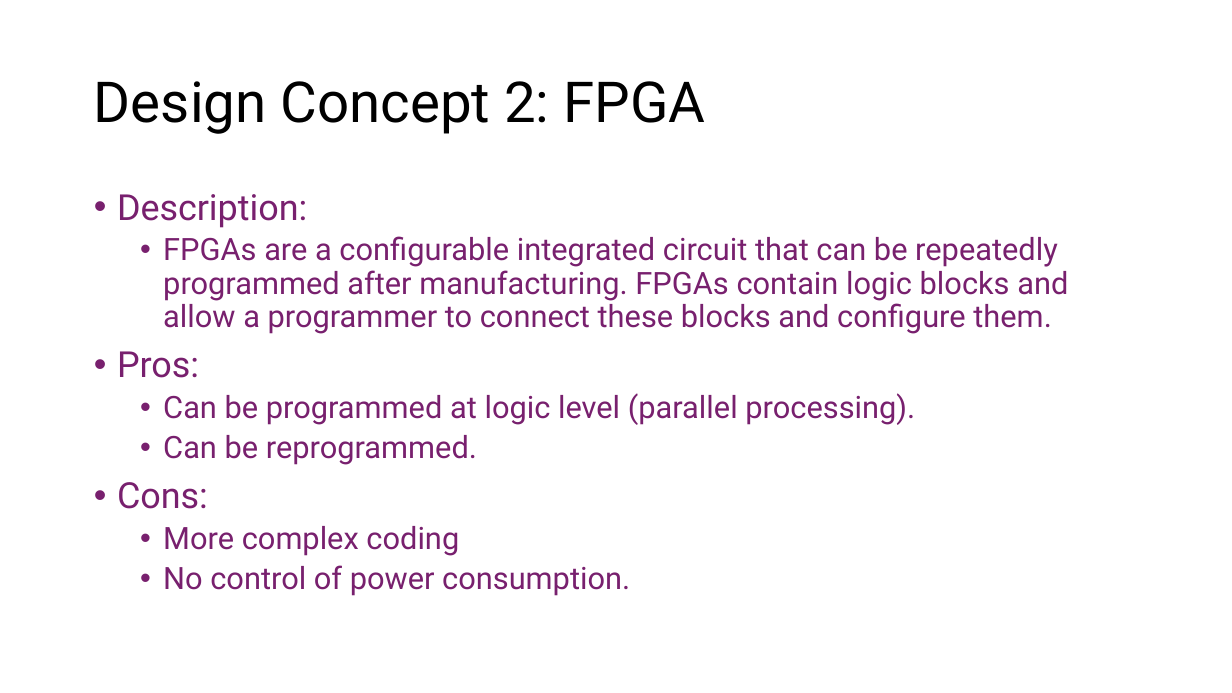
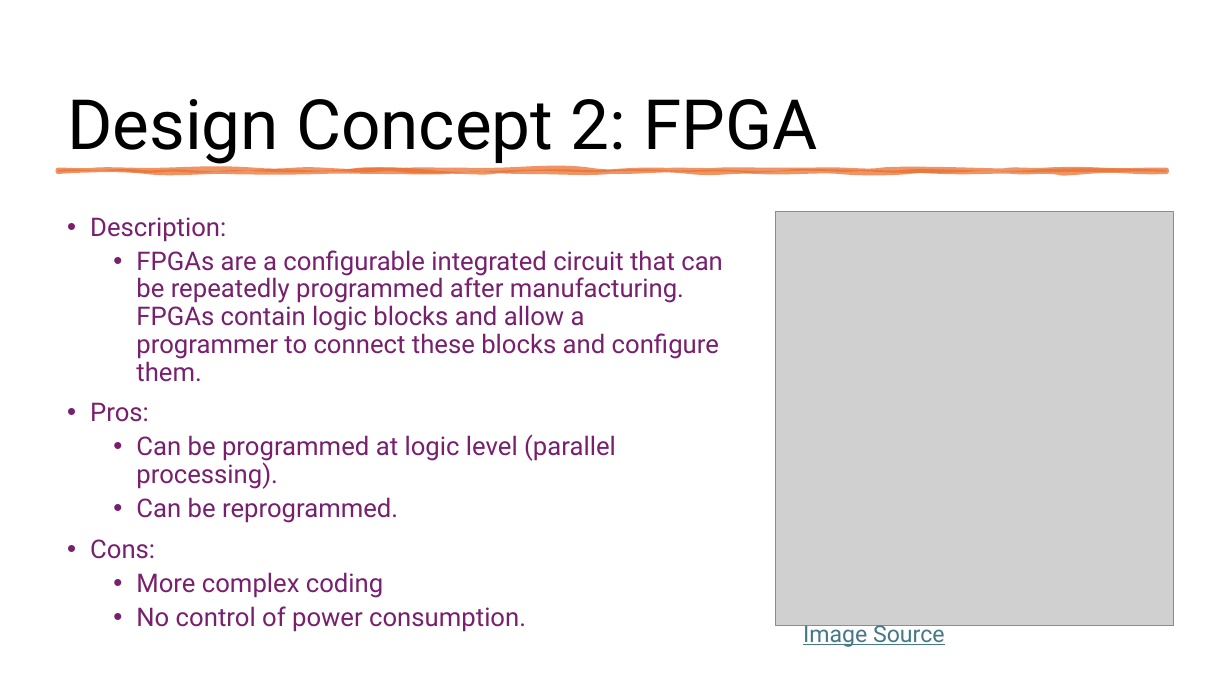
Before and after one commit to Tannyr-Singleterry/ECE590_SeniorDesign, a slide deck: slide 7 of Documents/CDR/CDR_Presentation.pptx. Drawn at 1232x693 pixels with LibreOffice and Linux fonts; fonts in the diff are those of the drawing; grey boxes stand for pictures. Boxes give left, top, right and bottom in pixels: in the first picture for what was removed or moved away, otherwise in the second. Text is boxed around its words. In the diff, an @@ line names an element or a change of style, - is before the commit and + after.

```diff
--- a/Documents/CDR/CDR_Presentation.pptx
+++ b/Documents/CDR/CDR_Presentation.pptx
@@ title "Design Concept 2: FPGA" moved from (x1=94, y1=81, x2=706, y2=134) to (x1=67, y1=99, x2=818, y2=164) @@
@@ title "Design Concept 2: FPGA" at (x1=67, y1=99, x2=818, y2=164): size 44 to 54 pt; vertical alignment middle to bottom @@
@@ freeform shape added at (x1=58, y1=170, x2=1167, y2=172), fill #E97132 at 75% opacity, outline #E97132 3.5 pt @@
@@ text "Description:" moved from (x1=117, y1=194, x2=1068, y2=596) to (x1=90, y1=217, x2=723, y2=632) @@
@@ text "Description:" at (x1=90, y1=217, x2=723, y2=632): size 28 to 20 pt in "Description:", "Pros:", "Cons:"; size 24 to 20 pt @@
@@ picture added at (x1=775, y1=212, x2=1174, y2=626) @@
@@ text added at (x1=803, y1=625, x2=945, y2=647), 18 pt, text #467886, underline @@
+Image Source
```
Also in this commit, not shown: 9 other slides changed.
